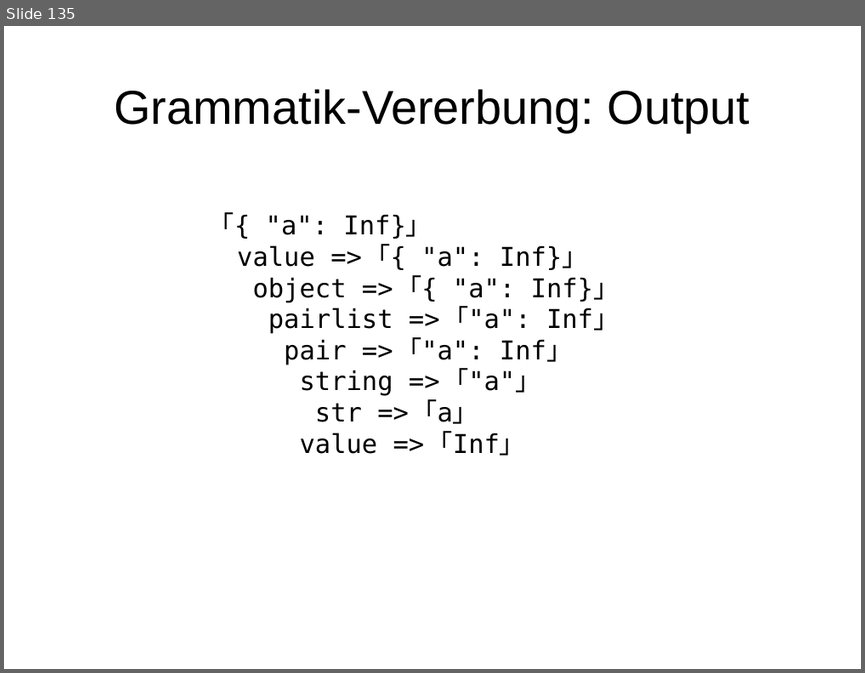
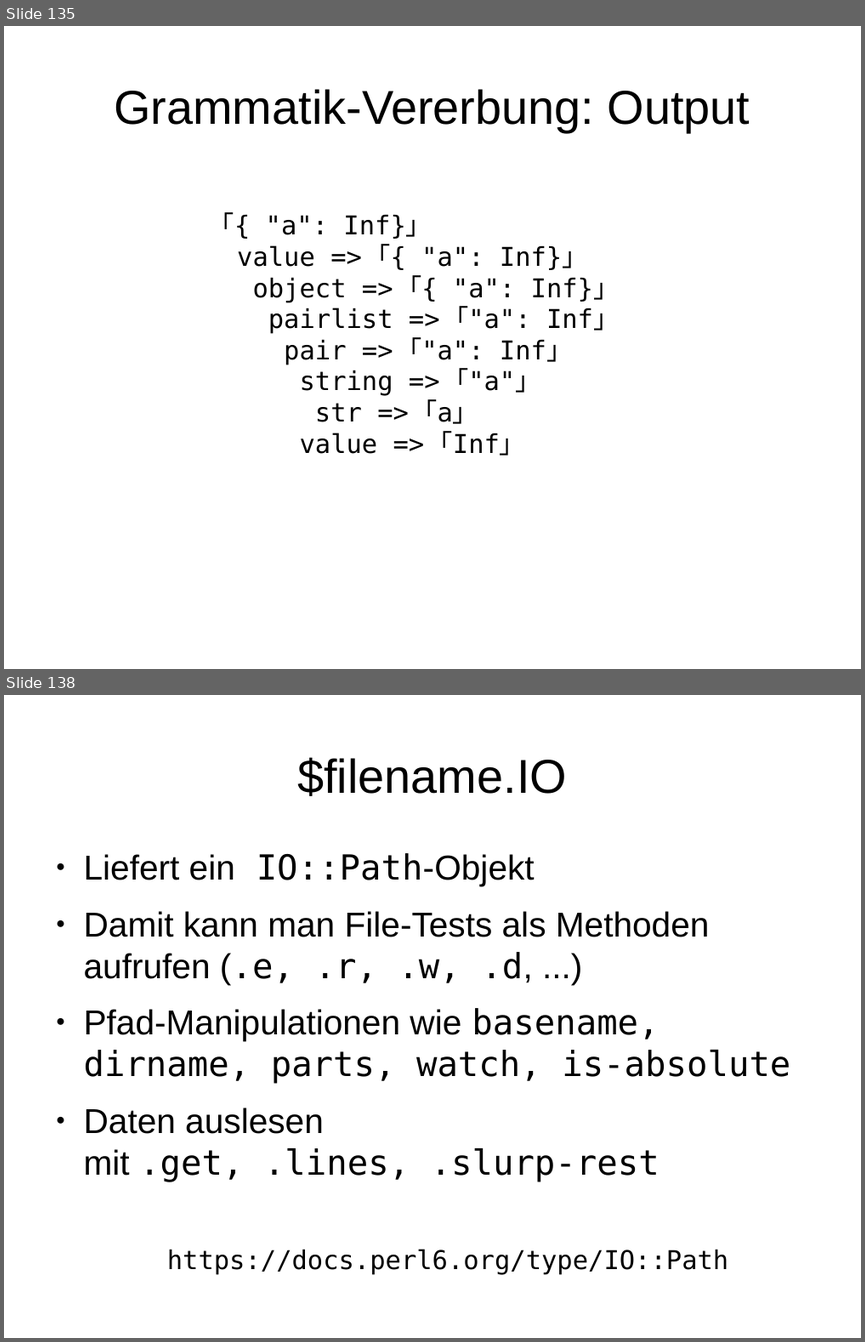
Before and after one commit to moritz/perl6-training-de, a slide deck: schulung.odp. Shown one above the other, each under a label of ours: slide 135 before the commit, slides 135 and 138 after it; the slides between them are not shown. The pictures are 865x673 and 865x1342 pixels, drawn with LibreOffice and Linux fonts; fonts in the diff are those of the drawing. Boxes give left, top, right and bottom in pixels: in the first picture for what was removed or moved away, otherwise in the second. Text is boxed around its words. In the diff, an @@ line names an element or a change of style, - is before the commit and + after.

```diff
--- a/schulung.odp
+++ b/schulung.odp
@@ slide 138 added at <box>4,695,861,1338</box>, background #FFFFFF @@
@@ title added at <box>297,757,566,796</box>, 44 pt, text #000000 @@
+$filename.IO
@@ text added at <box>84,853,790,1182</box>, 32 pt, text #000000 @@
+● Liefert ein IO::Path-Objekt
+● Damit kann man File-Tests als Methoden aufrufen (.e, .r, .w, .d, ...)
+● Pfad-Manipulationen wie basename, dirname, parts, watch, is-absolute
+● Daten auslesen mit .get, .lines, .slurp-rest
@@ text added at <box>167,1248,728,1274</box>, 24 pt, text #000000 @@
+https://docs.perl6.org/type/IO::Path
```
Also in this commit, not shown: 1 slide changed, 9 other slides added, 4 other files.
